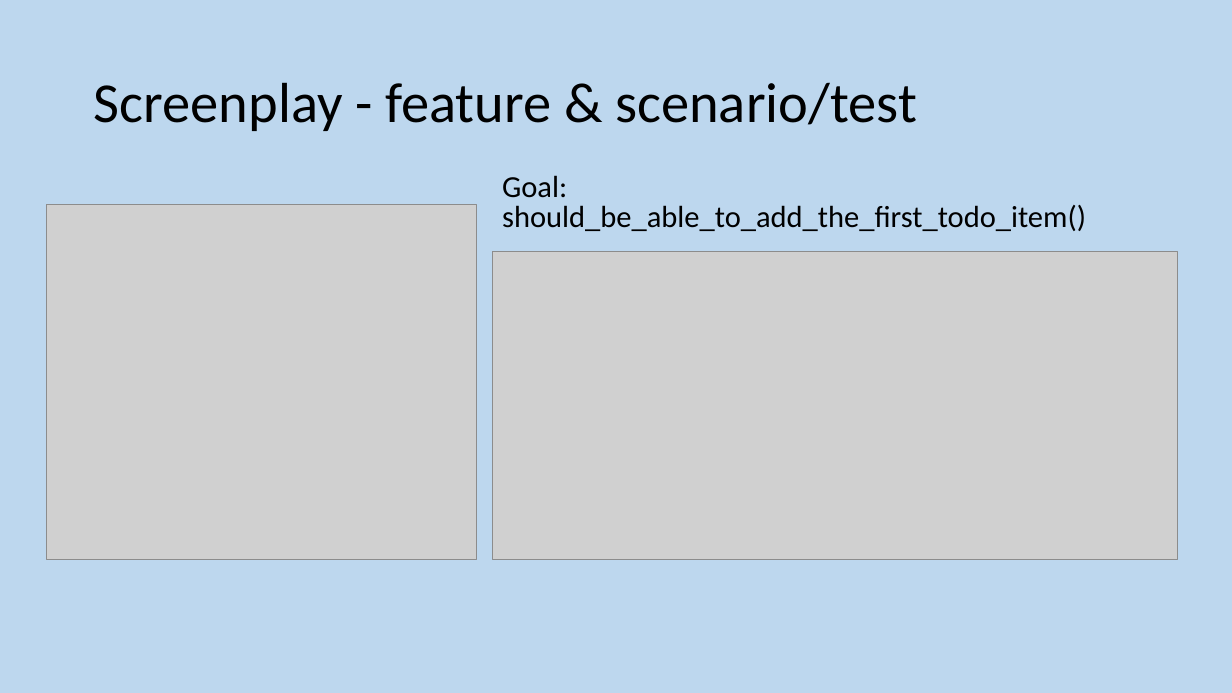
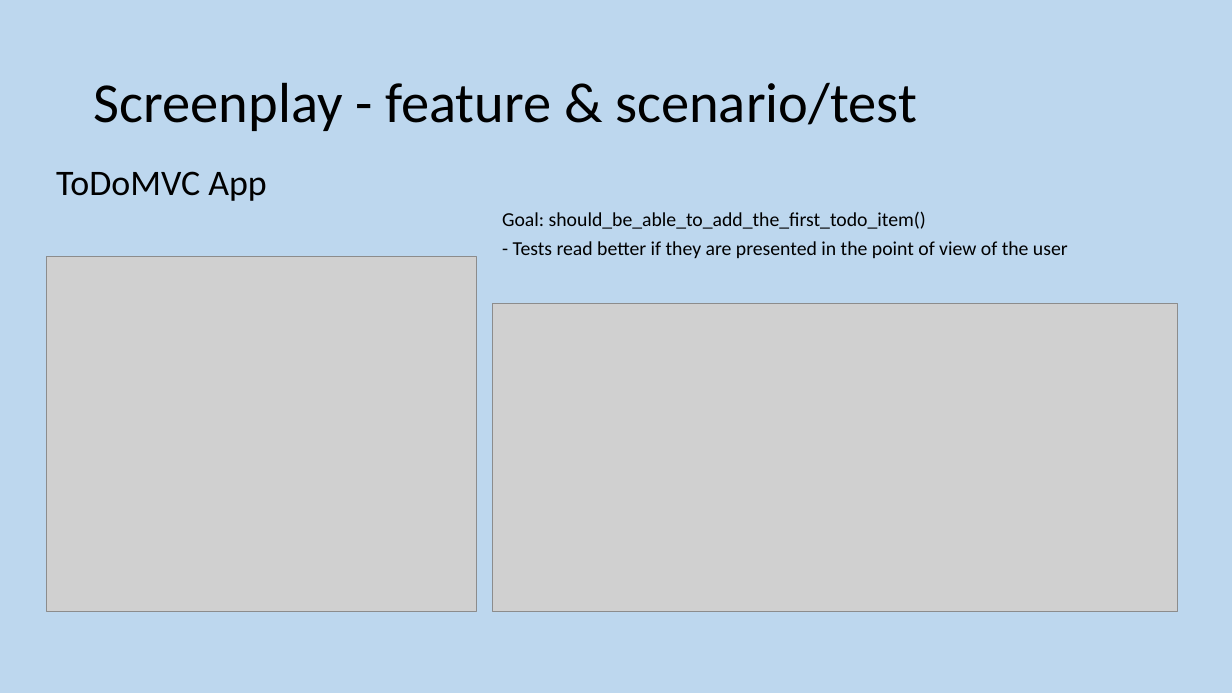
Before and after one commit to GeeChao/serenityjourneydemo, a slide deck: slide 14 of STAG - Screenplay demo.pptx. Drawn at 1232x693 pixels with LibreOffice and Linux fonts; fonts in the diff are those of the drawing; grey boxes stand for pictures. Boxes give left, top, right and bottom in pixels: in the first picture for what was removed or moved away, otherwise in the second. Text is boxed around its words. In the diff, an @@ line names an element or a change of style, - is before the commit and + after.

```diff
--- a/STAG - Screenplay demo.pptx
+++ b/STAG - Screenplay demo.pptx
@@ text added at bbox=[56, 171, 266, 201], 28 pt, text #000000 @@
+ToDoMVC App
@@ text "Goal: should_be_able_to_add_the_first_todo_item()": place and size @@
-text "Goal: should_be_able_to_add_the_first_todo_item()" at bbox=[502, 175, 1086, 231]
+text "Goal: should_be_able_to_add_the_first_todo_item()" at bbox=[502, 211, 1068, 258]
@@ text at bbox=[502, 211, 926, 229]: size 23.8 to 15.4 pt in "Goal: should_be_able_to_add_the_first_todo_item()"; line spacing 0.8 to 0.7 @@
@@ picture: place and size @@
-picture at bbox=[47, 205, 477, 560]
+picture at bbox=[47, 257, 477, 612]
@@ text at bbox=[513, 241, 1068, 258]: paragraph added @@
+- Tests read better if they are presented in the point of view of the user
@@ picture: place and size @@
-picture at bbox=[494, 252, 1178, 560]
+picture at bbox=[494, 304, 1178, 612]
```
Also in this commit, not shown: 14 other slides changed, 6 other files.
